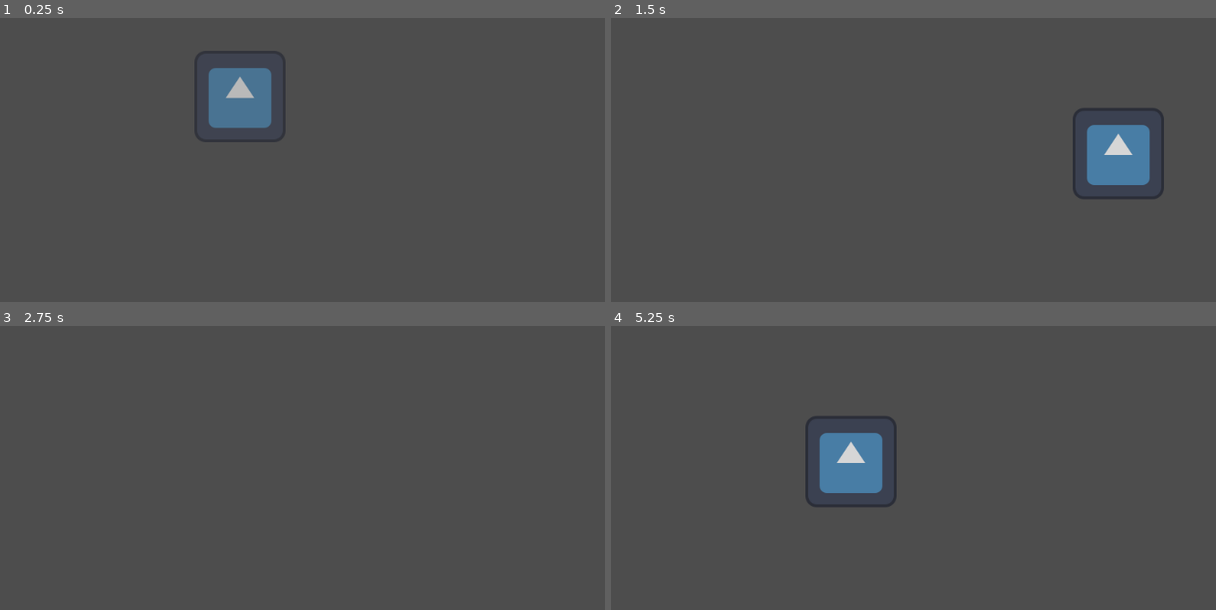
Above: before the commit, frames 1-4 (two rows, left to right).
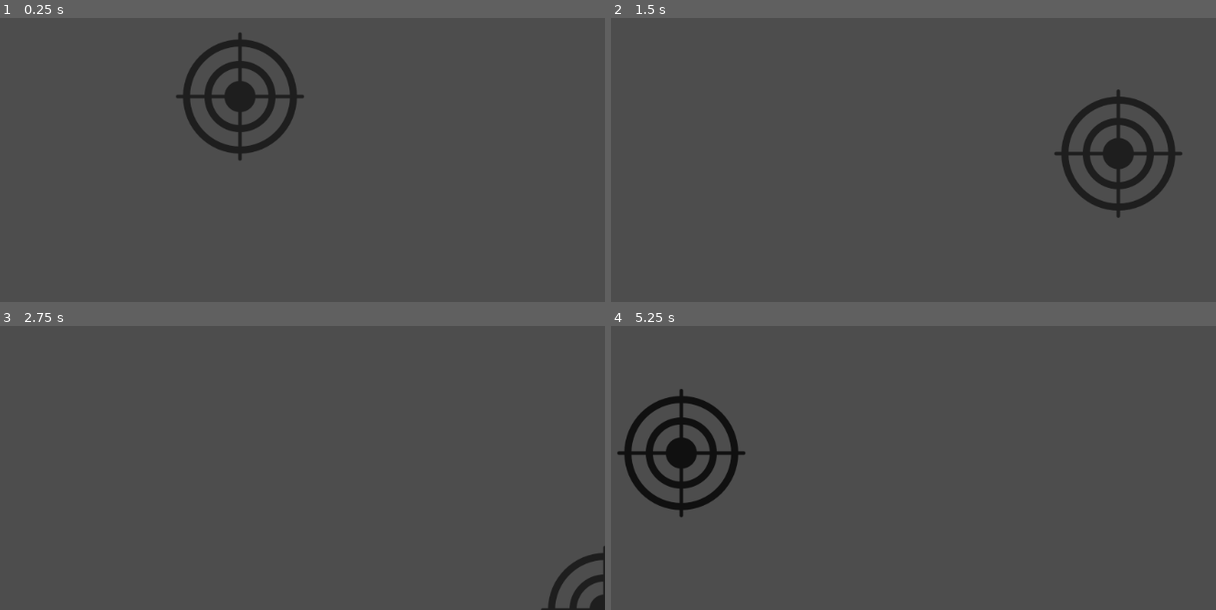
Above: after the commit, the same moments.

Repository: Fl0wey57/VampHunt
Game: Godot game, scene res://Scenes/level_1.tscn
Two runs of this game, one before a commit and one after it. Both use one fixed random seed, a clock stepped at 60 frames per second and the inputs below. The engine's default icon, where the game draws it, is replaced by a stand-in: a white triangle on a blue panel in a dark square.
Inputs:
- Up to frame 1 (0.25 s): no input
- Up to frame 2 (1.5 s): tap Enter at 0.5 s; hold Right (right) 0.53-1.28 s; tap Z (shoot) at 0.6, 1.35 s; hold Down (down) from 1.28 s (still down)
- Up to frame 3 (2.75 s): release Down (down) at 2.03 s; hold Right (right) from 2.03 s (still down); tap Z (shoot) at 2.1 s
- Up to frame 4 (5.25 s): tap Space at 2.75 s; release Right (right) at 2.78 s; hold Up (up) 2.78-3.53 s; tap Z (shoot) every 0.75 s from 2.85 to 5.1 s; hold Left (left) 3.53-5.03 s; hold Down (down) from 5.03 s (still down)

The runs differ from the first frame. In frame 1, 4.3% of the frame differs, in the area x 29-51%, y 5-51%; in frame 2, 4.3%; in frame 3, 0.7%; in frame 4, 5.8%, in the area x 1-48%, y 22-68%.

Commit message:
Criação do vampiro default

Diff:
--- a/Scenes/aim.tscn
+++ b/Scenes/aim.tscn
@@ -1,9 +1,9 @@
 [gd_scene format=3 uid="uid://tsjsftmovn4j"]
 
 [ext_resource type="Script" uid="uid://daw6faj1cb7la" path="res://Scripts/aim.gd" id="1_hhvpt"]
-[ext_resource type="Texture2D" uid="uid://dwu4olp8hqc8o" path="res://icon.svg" id="1_ldytr"]
+[ext_resource type="Texture2D" uid="uid://dhe8uhvi3f2vi" path="res://Textures/aim.svg" id="2_hhvpt"]
 
-[sub_resource type="RectangleShape2D" id="RectangleShape2D_hhvpt"]
+[sub_resource type="CircleShape2D" id="CircleShape2D_hhvpt"]
 
 [sub_resource type="Animation" id="Animation_hhvpt"]
 length = 0.001
@@ -100,18 +100,20 @@
 [node name="Sprite2D" type="Sprite2D" parent="." unique_id=1507203963]
 self_modulate = Color(1, 1, 1, 0.4117647)
 z_index = 1
-texture = ExtResource("1_ldytr")
+texture = ExtResource("2_hhvpt")
 
 [node name="Area2D" type="Area2D" parent="." unique_id=551392823]
-visible = false
 collision_layer = 0
 monitoring = false
 monitorable = false
 
 [node name="AreaCollisionShape2D" type="CollisionShape2D" parent="Area2D" unique_id=634875256]
 scale = Vector2(7, 7)
-shape = SubResource("RectangleShape2D_hhvpt")
+shape = SubResource("CircleShape2D_hhvpt")
 
 [node name="AnimationPlayer" type="AnimationPlayer" parent="." unique_id=513045458]
 libraries/ = SubResource("AnimationLibrary_35t0s")
 autoplay = &"idle"
+
+[node name="TimerShootCooldown" type="Timer" parent="." unique_id=883573696]
+one_shot = true
--- a/Scenes/level_1.tscn
+++ b/Scenes/level_1.tscn
@@ -2,8 +2,12 @@
 
 [ext_resource type="Script" uid="uid://dcw1cw2t01wlm" path="res://Scripts/level_1.gd" id="1_8ffim"]
 [ext_resource type="PackedScene" uid="uid://tsjsftmovn4j" path="res://Scenes/aim.tscn" id="1_vk57k"]
+[ext_resource type="Script" uid="uid://c8h8fhsknth48" path="res://Scripts/vamp_spawn.gd" id="3_xfk5q"]
 
 [node name="level1" type="Node" unique_id=1417529213]
 script = ExtResource("1_8ffim")
 
 [node name="Aim" parent="." unique_id=1613267190 instance=ExtResource("1_vk57k")]
+
+[node name="Vamp_spawn" type="Node" parent="." unique_id=529956495]
+script = ExtResource("3_xfk5q")
--- /dev/null
+++ b/Scenes/vamp_default.tscn
@@ -0,0 +1,18 @@
+[gd_scene format=3 uid="uid://bcfeu8h4j43hq"]
+
+[ext_resource type="Script" uid="uid://dh0a2psk88wuu" path="res://Scripts/vamp_default.gd" id="1_x5ox5"]
+[ext_resource type="Texture2D" uid="uid://dwu4olp8hqc8o" path="res://icon.svg" id="2_aqkf0"]
+
+[sub_resource type="RectangleShape2D" id="RectangleShape2D_3qlw4"]
+size = Vector2(100, 100)
+
+[node name="VampDefault" type="CharacterBody2D" unique_id=770708566]
+script = ExtResource("1_x5ox5")
+metadata/_edit_group_ = true
+
+[node name="Sprite2D" type="Sprite2D" parent="." unique_id=1092570605]
+scale = Vector2(0.8, 0.8)
+texture = ExtResource("2_aqkf0")
+
+[node name="CollisionShape2D" type="CollisionShape2D" parent="." unique_id=2143166505]
+shape = SubResource("RectangleShape2D_3qlw4")
--- a/Scripts/aim.gd
+++ b/Scripts/aim.gd
@@ -5,18 +5,26 @@
 @export var aim_vspeed:float = 400.0
 @export_group("")
 
+## timer for shoot cooldown oh yeah
+@export var timer_cooldown:float = 1.0
+
 @onready var sprite_2d = $Sprite2D
 @onready var area_collision_shape_2d = $Area2D/AreaCollisionShape2D
 @onready var animation_player = $AnimationPlayer
+@onready var timer_shoot_cooldown: Timer = $TimerShootCooldown
 
 # Input Checkers
-var horizontal_axis : int
-var vertical_axis : int
+var horizontal_axis:int
+var vertical_axis:int
+# viewport
+var viewport:Vector2
 
 var initial_transparency:int
 
 func _ready() -> void:
 	initial_transparency = sprite_2d.self_modulate.a
+	timer_shoot_cooldown.wait_time = timer_cooldown
+	viewport = get_viewport().get_visible_rect().size
 
 func _process(delta: float) -> void:
 	# Normalize inputs
@@ -24,7 +32,8 @@
 	vertical_axis = int(Input.get_axis("up","down"))
 	#print("H:"+str(horizontal_axis)+" , V:"+str(vertical_axis))
 
-	if Input.is_action_just_pressed("shoot"):
+
+	if Input.is_action_just_pressed("shoot") and timer_shoot_cooldown.is_stopped():
 		Shoot()
 
 	MoveCursor(horizontal_axis, vertical_axis, delta)
@@ -33,8 +42,12 @@
 ## [param h] and [param v] are the horizontal and vertical distances to move,
 ## while [param d] is delta
 func MoveCursor(h:int, v:int, d: float) -> void:
-	position.x += h * aim_hspeed * d
-	position.y += v * aim_vspeed * d
+	var posx = position.x + h * aim_hspeed * d
+	var posy = position.y + v * aim_vspeed * d
+
+	position.x = clamp(posx, 0, viewport.x)
+	position.y = clamp(posy, 0, viewport.y)
+
 
 ## The main function for shooting.[br]
 ## [b][u]Cancels all previous animations, including itself.[/u][/b]
@@ -42,3 +55,4 @@
 	print("pew")
 	animation_player.stop()
 	animation_player.play("shoot")
+	timer_shoot_cooldown.start()
--- /dev/null
+++ b/Scripts/vamp_default.gd
@@ -0,0 +1,22 @@
+extends CharacterBody2D
+class_name Vamp
+
+@export var hp:int = 30
+@export var move_speed:float = 20.0 * 1000
+
+@onready var sprite_2d: Sprite2D = $Sprite2D
+
+var direction:Vector2 = Vector2.LEFT
+
+func _physics_process(delta: float) -> void:
+	velocity = direction * move_speed * delta
+
+	move_and_slide()
+
+func die() -> void:
+	call_deferred("queue_free")
+
+func take_damage(amount:int) -> void:
+	hp -= amount
+	if hp <= 0:
+		die()
--- /dev/null
+++ b/Scripts/vamp_spawn.gd
@@ -0,0 +1,11 @@
+extends Node
+
+
+# Called when the node enters the scene tree for the first time.
+func _ready() -> void:
+	pass # Replace with function body.
+
+
+# Called every frame. 'delta' is the elapsed time since the previous frame.
+func _process(delta: float) -> void:
+	pass
--- /dev/null
+++ b/Textures/aim.svg
@@ -0,0 +1,191 @@
+<?xml version="1.0" encoding="UTF-8" standalone="no"?>
+<!-- Created with Inkscape (http://www.inkscape.org/) -->
+<svg
+    xmlns:inkscape="http://www.inkscape.org/namespaces/inkscape"
+    xmlns:rdf="http://www.w3.org/1999/02/22-rdf-syntax-ns#"
+    xmlns="http://www.w3.org/2000/svg"
+    xmlns:cc="http://creativecommons.org/ns#"
+    xmlns:dc="http://purl.org/dc/elements/1.1/"
+    xmlns:sodipodi="http://sodipodi.sourceforge.net/DTD/sodipodi-0.dtd"
+    xmlns:svg="http://www.w3.org/2000/svg"
+    xmlns:ns1="http://sozi.baierouge.fr"
+    xmlns:xlink="http://www.w3.org/1999/xlink"
+    id="svg12417"
+    sodipodi:docname="target.svg"
+    viewBox="0 0 200.13 200.02"
+    version="1.1"
+    inkscape:version="0.48+devel r10958"
+  >
+  <title
+      id="title825"
+    >Target</title
+  >
+  <sodipodi:namedview
+      id="base"
+      fit-margin-left="10"
+      inkscape:zoom="1"
+      height="0px"
+      borderopacity="1.0"
+      inkscape:current-layer="layer1"
+      inkscape:cx="89.904323"
+      inkscape:cy="99.565238"
+      fit-margin-right="10"
+      inkscape:window-maximized="1"
+      showgrid="false"
+      width="0px"
+      inkscape:guide-bbox="true"
+      showguides="true"
+      bordercolor="#666666"
+      inkscape:window-x="-8"
+      inkscape:window-y="-8"
+      fit-margin-bottom="10"
+      inkscape:window-width="1280"
+      inkscape:pageopacity="0.0"
+      inkscape:pageshadow="2"
+      pagecolor="#ffffff"
+      inkscape:document-units="px"
+      inkscape:window-height="962"
+      fit-margin-top="10"
+  />
+  <g
+      id="layer1"
+      inkscape:label="Layer 1"
+      inkscape:groupmode="layer"
+      transform="translate(-248.44 -442.39)"
+    >
+    <g
+        id="g818"
+        transform="translate(-.96350 -1.0044)"
+      >
+      <path
+          id="path12427-9-3-9"
+          sodipodi:rx="180.62735"
+          sodipodi:ry="180.62735"
+          style="color:#000000;stroke:#000000;stroke-width:24.084;fill:none"
+          sodipodi:type="arc"
+          d="m531.77 557.68c0 99.758-80.87 180.63-180.63 180.63-99.758 0-180.63-80.87-180.63-180.63 0-99.758 80.87-180.63 180.63-180.63 99.758 0 180.63 80.87 180.63 180.63z"
+          transform="matrix(.41522 0 0 .41522 203.67 311.84)"
+          sodipodi:cy="557.68408"
+          sodipodi:cx="351.13956"
+      />
+      <path
+          id="path12427-9-3-9-8-5"
+          sodipodi:rx="180.62735"
+          sodipodi:ry="180.62735"
+          style="color:#000000;stroke:#000000;stroke-width:40.139;fill:none"
+          sodipodi:type="arc"
+          d="m531.77 557.68c0 99.758-80.87 180.63-180.63 180.63-99.758 0-180.63-80.87-180.63-180.63 0-99.758 80.87-180.63 180.63-180.63 99.758 0 180.63 80.87 180.63 180.63z"
+          transform="matrix(.24913 0 0 .24913 261.99 404.46)"
+          sodipodi:cy="557.68408"
+          sodipodi:cx="351.13956"
+      />
+      <path
+          id="path12427-9-3-9-8-2-3"
+          sodipodi:rx="180.62735"
+          sodipodi:ry="180.62735"
+          style="color:#000000;fill:#000000"
+          sodipodi:type="arc"
+          d="m531.77 557.68c0 99.758-80.87 180.63-180.63 180.63-99.758 0-180.63-80.87-180.63-180.63 0-99.758 80.87-180.63 180.63-180.63 99.758 0 180.63 80.87 180.63 180.63z"
+          transform="matrix(.12121 0 0 .12121 306.91 475.8)"
+          sodipodi:cy="557.68408"
+          sodipodi:cx="351.13956"
+      />
+      <path
+          id="path13189-0"
+          d="m349.48 455.93v174.95"
+          style="stroke:#000000;stroke-linecap:round;stroke-width:5;fill:none"
+          inkscape:connector-curvature="0"
+      />
+      <path
+          id="path45"
+          style="stroke:#000000;stroke-linecap:round;stroke-width:5;fill:none"
+          inkscape:connector-curvature="0"
+          d="m436.98 543.41h-174.95"
+      />
+    </g
+    >
+  </g
+  >
+  <metadata
+    >
+    <rdf:RDF
+      >
+      <cc:Work
+        >
+        <dc:format
+          >image/svg+xml</dc:format
+        >
+        <dc:type
+            rdf:resource="http://purl.org/dc/dcmitype/StillImage"
+        />
+        <cc:license
+            rdf:resource="http://creativecommons.org/licenses/publicdomain/"
+        />
+        <dc:publisher
+          >
+          <cc:Agent
+              rdf:about="http://openclipart.org/"
+            >
+            <dc:title
+              >Openclipart</dc:title
+            >
+          </cc:Agent
+          >
+        </dc:publisher
+        >
+        <dc:title
+          >Target</dc:title
+        >
+        <dc:date
+          >2012-02-15T07:37:04</dc:date
+        >
+        <dc:description
+          >Target symbol</dc:description
+        >
+        <dc:source
+          >https://openclipart.org/detail/168253/target-by-fanda@cz</dc:source
+        >
+        <dc:creator
+          >
+          <cc:Agent
+            >
+            <dc:title
+              >Fanda@CZ</dc:title
+            >
+          </cc:Agent
+          >
+        </dc:creator
+        >
+        <dc:subject
+          >
+          <rdf:Bag
+            >
+            <rdf:li
+              >target</rdf:li
+            >
+          </rdf:Bag
+          >
+        </dc:subject
+        >
+      </cc:Work
+      >
+      <cc:License
+          rdf:about="http://creativecommons.org/licenses/publicdomain/"
+        >
+        <cc:permits
+            rdf:resource="http://creativecommons.org/ns#Reproduction"
+        />
+        <cc:permits
+            rdf:resource="http://creativecommons.org/ns#Distribution"
+        />
+        <cc:permits
+            rdf:resource="http://creativecommons.org/ns#DerivativeWorks"
+        />
+      </cc:License
+      >
+    </rdf:RDF
+    >
+  </metadata
+  >
+</svg
+>
--- a/project.godot
+++ b/project.godot
@@ -13,7 +13,7 @@
 config/name="vamphunt"
 run/main_scene="uid://dx7jkwidput3u"
 config/features=PackedStringArray("4.6", "Forward Plus")
-config/icon="res://icon.svg"
+config/icon="uid://dhe8uhvi3f2vi"
 
 [display]
 
@@ -25,26 +25,31 @@
 up={
 "deadzone": 0.2,
 "events": [Object(InputEventKey,"resource_local_to_scene":false,"resource_name":"","device":-1,"window_id":0,"alt_press …(195 unchanged characters)…
+, Object(InputEventKey,"resource_local_to_scene":false,"resource_name":"","device":-1,"window_id":0,"alt_pressed":false,"shift_pressed":false,"ctrl_pressed":false,"meta_pressed":false,"pressed":false,"keycode":87,"physical_keycode":0,"key_label":0,"unicode":119,"location":0,"echo":false,"script":null)
 ]
 }
 down={
 "deadzone": 0.2,
 "events": [Object(InputEventKey,"resource_local_to_scene":false,"resource_name":"","device":-1,"window_id":0,"alt_press …(195 unchanged characters)…
+, Object(InputEventKey,"resource_local_to_scene":false,"resource_name":"","device":-1,"window_id":0,"alt_pressed":false,"shift_pressed":false,"ctrl_pressed":false,"meta_pressed":false,"pressed":false,"keycode":83,"physical_keycode":0,"key_label":0,"unicode":115,"location":0,"echo":false,"script":null)
 ]
 }
 left={
 "deadzone": 0.2,
 "events": [Object(InputEventKey,"resource_local_to_scene":false,"resource_name":"","device":-1,"window_id":0,"alt_press …(195 unchanged characters)…
+, Object(InputEventKey,"resource_local_to_scene":false,"resource_name":"","device":-1,"window_id":0,"alt_pressed":false,"shift_pressed":false,"ctrl_pressed":false,"meta_pressed":false,"pressed":false,"keycode":65,"physical_keycode":0,"key_label":0,"unicode":97,"location":0,"echo":false,"script":null)
 ]
 }
 right={
 "deadzone": 0.2,
 "events": [Object(InputEventKey,"resource_local_to_scene":false,"resource_name":"","device":-1,"window_id":0,"alt_press …(195 unchanged characters)…
+, Object(InputEventKey,"resource_local_to_scene":false,"resource_name":"","device":-1,"window_id":0,"alt_pressed":false,"shift_pressed":false,"ctrl_pressed":false,"meta_pressed":false,"pressed":false,"keycode":68,"physical_keycode":0,"key_label":0,"unicode":100,"location":0,"echo":false,"script":null)
 ]
 }
 shoot={
 "deadzone": 0.2,
 "events": [Object(InputEventKey,"resource_local_to_scene":false,"resource_name":"","device":-1,"window_id":0,"alt_press …(192 unchanged characters)…
+, Object(InputEventKey,"resource_local_to_scene":false,"resource_name":"","device":-1,"window_id":0,"alt_pressed":false,"shift_pressed":false,"ctrl_pressed":false,"meta_pressed":false,"pressed":false,"keycode":32,"physical_keycode":0,"key_label":0,"unicode":32,"location":0,"echo":false,"script":null)
 ]
 }
 
Not shown, added: Scripts/vamp_default.gd.uid
Not shown, added: Scripts/vamp_spawn.gd.uid
Not shown, added: Textures/aim.svg.import
